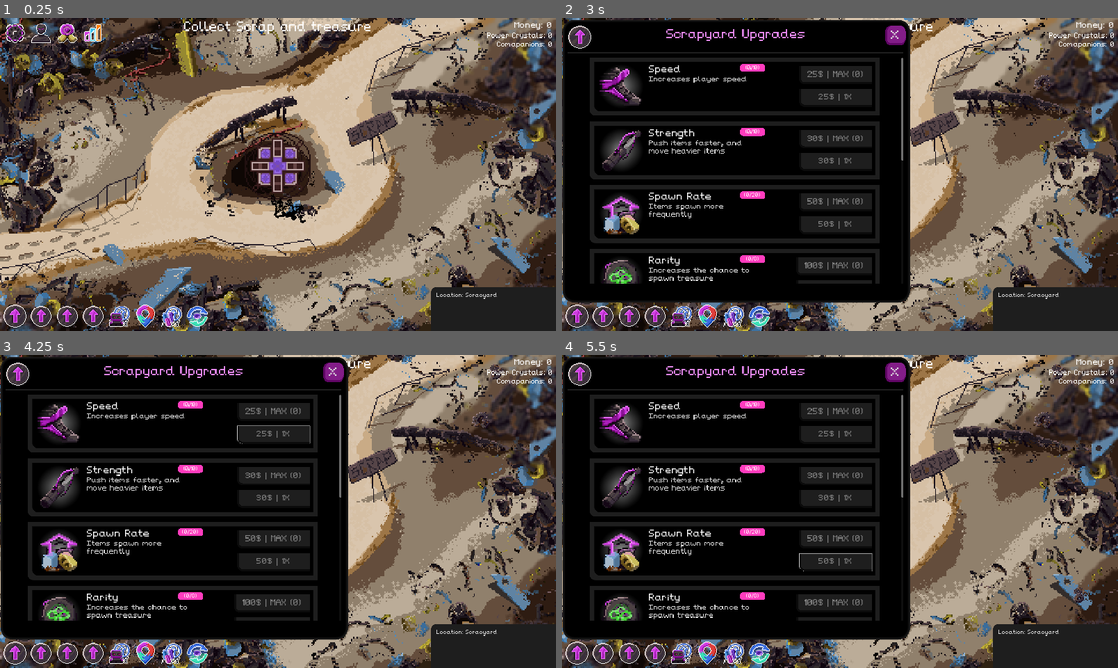
Above: before the commit, frames 1-4 (two rows, left to right).
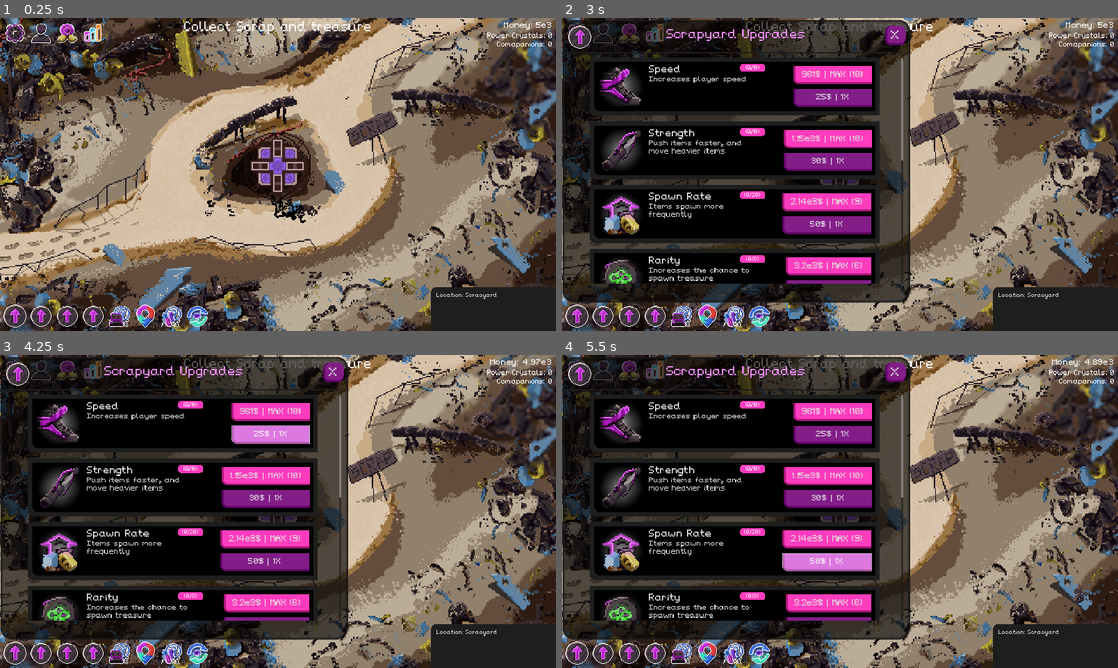
Above: after the commit, the same moments.

Repository: NathanHeaton/Robo-revolution
Game: Godot game, scene res://main.tscn
Same seed, same stepped clock (60 frames per second), same inputs: the game is played once before the commit and once after it.
Inputs (mouse positions are in pixels of both pictures, inside the frame that each line leads up to):
- Up to frame 1 (0.25 s): no input
- Up to frame 2 (3 s): click (600, 33) at 0.5 s; click (628, 33) at 1.25 s; click (656, 33) at 2 s; click (578, 315) at 2.75 s
- Up to frame 3 (4.25 s): click (272, 436) at 3.5 s, where only the run after the commit has a clickable "25$ | 1X"
- Up to frame 4 (5.5 s): click (828, 498) at 4.25 s, where only the run after the commit has a clickable "30$ | 1X"; click (828, 561) at 5 s, where only the run after the commit has a clickable "50$ | 1X"

The runs differ from the first frame. In frame 1, less than 0.1% of the frame differs, in the area x 90-100%, y 1-4%; in frame 2, 20%; in frame 3, 20%, in the area x 0-100%, y 0-91%; in frame 4, 20%.

Commit message:
added buying system and upgrade manager singleton, upgrades now detucted money

Diff:
--- a/robo-revolution/hud.gd
+++ b/robo-revolution/hud.gd
@@ -13,6 +13,7 @@
 	generate_scrapyard_upgrades()
 	generate_location_cards()
 	LocationData.connect("change_location", Callable(self, "_on_change_location"))
+	Money.connect("money_changed", Callable(self, "_on_money_changed"))
 
 
 # Called every frame. 'delta' is the elapsed time since the previous frame.
@@ -24,6 +25,10 @@
 	#$Message.text = text
 	#$Message.show()
 	#$Message_Timer.start()
+
+
+func _on_money_changed():
+	update_money()
 
 
 func update_money():
--- /dev/null
+++ b/robo-revolution/hud.gdshader
@@ -0,0 +1,14 @@
+shader_type canvas_item;
+
+void vertex() {
+	// Called for every vertex the material is visible on.
+}
+
+void fragment() {
+	// Called for every pixel the material is visible on.
+}
+
+//void light() {
+	// Called for every pixel for every light affecting the CanvasItem.
+	// Uncomment to replace the default light processing function with this one.
+//}
--- a/robo-revolution/hud.tscn
+++ b/robo-revolution/hud.tscn
@@ -74,7 +74,7 @@
 
 [sub_resource type="StyleBoxFlat" id="StyleBoxFlat_ugnei"]
 content_margin_top = 20.0
-bg_color = Color(0, 0, 0, 1)
+bg_color = Color(0, 0, 0, 0.627451)
 border_width_left = 10
 border_width_top = 10
 border_width_right = 10
@@ -306,7 +306,6 @@
 text = "Location: Scraoyard"
 
 [node name="Scrapyard_upgrade_panel" type="Panel" parent="."]
-visible = false
 custom_minimum_size = Vector2(1160, 760)
 layout_mode = 1
 anchors_preset = 9
--- a/robo-revolution/location_card.tscn
+++ b/robo-revolution/location_card.tscn
@@ -47,10 +47,13 @@
 expand_margin_bottom = 10.0
 anti_aliasing = false
 
-[node name="location_card" type="Panel"]
-offset_right = 1000.0
-offset_bottom = 200.0
-size_flags_horizontal = 3
+[node name="location_card" type="Control"]
+layout_direction = 1
+layout_mode = 3
+anchor_right = 0.521
+anchor_bottom = 0.185
+offset_right = -0.320068
+offset_bottom = 0.199997
 size_flags_vertical = 3
 script = ExtResource("1_vjwwg")
 
--- a/robo-revolution/main.gd
+++ b/robo-revolution/main.gd
@@ -8,6 +8,7 @@
 
 func _ready() -> void:
 	newGame()
+	Money.MONEY = 5000
 
 
 # Called every frame. 'delta' is the elapsed time since the previous frame.
--- a/robo-revolution/project.godot
+++ b/robo-revolution/project.godot
@@ -20,6 +20,7 @@
 UpgradeData="*res://upgrade_data.gd"
 Money="*res://money.gd"
 LocationData="*res://Location_Data.gd"
+UpgradeManager="*res://upgrade_manager.gd"
 
 [display]
 
--- a/robo-revolution/upgrade_card.gd
+++ b/robo-revolution/upgrade_card.gd
@@ -92,3 +92,7 @@
 
 func _change_cost():
 	$"Panel/MarginContainer/Upgarde_Content_Panel/MarginContainer/buy_section/1X".text = Money.covert_Scientific_format(cost) + "$ | 1X"
+
+
+func _on_x_pressed() -> void:
+	UpgradeManager.apply_upgrade(title,level,1,cost)
--- a/robo-revolution/upgrade_card.tscn
+++ b/robo-revolution/upgrade_card.tscn
@@ -262,3 +262,5 @@
 theme_override_styles/pressed = SubResource("StyleBoxFlat_figw4")
 theme_override_styles/normal = ExtResource("6_7uf5o")
 text = "100$  | Buy 1X"
+
+[connection signal="pressed" from="Panel/MarginContainer/Upgarde_Content_Panel/MarginContainer/buy_section/1X" to="." method="_on_x_pressed"]
--- /dev/null
+++ b/robo-revolution/upgrade_manager.gd
@@ -0,0 +1,22 @@
+extends Node
+
+
+# Called when the node enters the scene tree for the first time.
+func _ready() -> void:
+	pass # Replace with function body.
+
+
+# Called every frame. 'delta' is the elapsed time since the previous frame.
+func _process(delta: float) -> void:
+	pass
+
+func apply_upgrade(type, lvl, amount, cost):
+	print("applying upgrade")
+	detuct_money(cost)
+
+func update_level():
+	UpgradeData.upgrades # add code to update level
+
+
+func detuct_money(cost):
+	Money.MONEY -= cost
